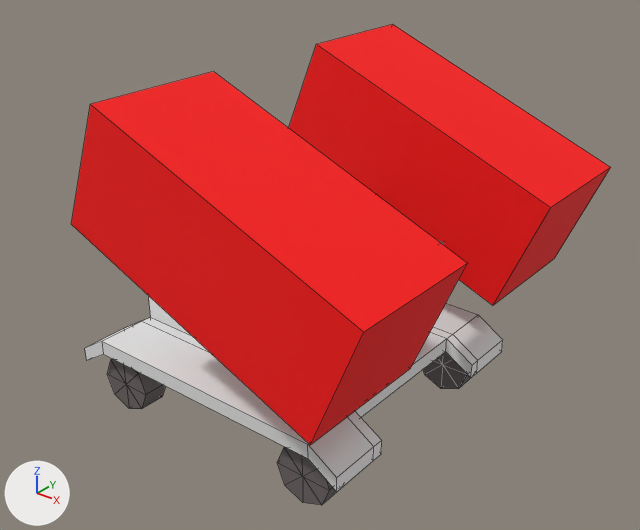
An edit to the OBJ model assets/models/launcher.obj, drawn before and after from the same camera.
One viewpoint serves both versions: a 50 mm lens placed at (2.98, -3.47, 3.08), pointed at (0.21, -0.01, 0.94). The axes (+X, +Y, +Z) are drawn at lower left. The lights are the same throughout. Mesh edges are drawn as thin lines. Where no turn or scale is listed for an object, it has been applied to the vertices. Vertices at the same position are counted once.

Objects in the first picture: 'launcher'.
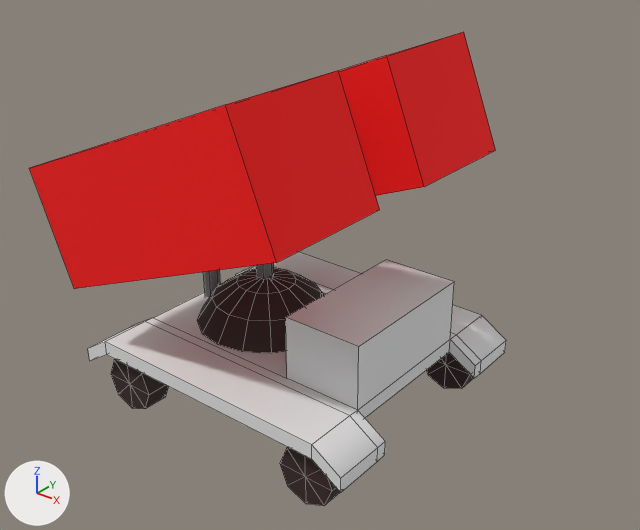
Pixel boxes [x1, y1, x2, y2] of what changed, in the pictures (640 x 530 px; the box of a moved part takes in the faces that stretch with it):
'launcher', recoloured, reshaped (12% narrower)
    before: [71, 24, 611, 505]
    after: [29, 32, 506, 506]
part 1 of me_launcher, moved or reshaped
    before: [71, 72, 467, 445]
    after: [339, 32, 495, 196]
part 2 of me_launcher, moved or reshaped
    before: [289, 24, 611, 305]
    after: [29, 70, 380, 289]
part 3 of me_launcher, moved or reshaped (not visible before)
    after: [204, 270, 221, 298]
part 4 of me_launcher, moved or reshaped (not visible before)
    after: [257, 263, 274, 280]
part 5 of me_launcher, moved or reshaped (not visible before)
    after: [197, 268, 324, 353]
part 6 of me_launcher, moved or reshaped
    before: [85, 297, 503, 492]
    after: [88, 252, 506, 492]
part 7 of me_launcher, moved or reshaped
    before: [108, 359, 165, 409]
    after: [426, 353, 473, 388]
part 8 of me_launcher, moved or reshaped (not visible before)
    after: [280, 447, 340, 506]
part 9 of me_launcher, moved or reshaped
    before: [423, 352, 471, 388]
    after: [111, 359, 169, 409]
part 10 of me_launcher, moved or reshaped (not visible afterwards)
    before: [277, 447, 336, 505]

The change, as a list of edits to the scene's bpy script:
```text
Change mat_rubber:
    mat_rubber.base_color: (0.149, 0.125, 0.125) -> (0.0392, 0.0157, 0.0157)  # dark grey #6c6363 -> brown #382222
Change me_launcher:
    where me_launcher.from_pydata(...)  # 247 vertices, 279 faces; spans x -0.93..1.33, y -1.14..1.17, z 0.0..2.03
    used by ob_launcher; location = (0.0, 0.0, 0.0)
    me_launcher part 1: the loose piece of 8 vertices spanning x -0.41..1.33, y -1.14..-0.39, z 0.79..2.03 is turned 180 degrees about the z axis through its middle, then moved by (-0.6, 1.35, 0.06)
    me_launcher part 2: the loose piece of 8 vertices spanning x -0.41..1.33, y 0.42..1.17, z 0.79..2.03 is turned 180 degrees about the z axis through its middle, then moved by (-0.6, -1.36, 0.06)
    me_launcher part 3: the loose piece of 14 vertices spanning x 0.66..0.76, y -0.02..0.07, z 0.38..1.03 is turned 180 degrees about the z axis through its middle, then moved by (-1.38, -0.02, 0.0)
    me_launcher part 4: the loose piece of 14 vertices spanning x 0.2..0.31, y -0.02..0.07, z 0.65..1.19 is turned -180 degrees about the z axis through its middle, then moved by (-0.47, -0.02, 0.0)
    me_launcher part 5: the loose piece of 49 vertices spanning x -0.18..0.67, y -0.4..0.45, z 0.46..0.74 is turned 180 degrees about the z axis through its middle, then moved by (-0.45, -0.02, 0.0)
    me_launcher part 6: the loose piece of 54 vertices spanning x -0.93..0.95, y -0.81..0.83, z 0.26..0.83 is turned -180 degrees about the z axis through its middle, then moved by (0.02, 0.01, 0.0)
    me_launcher part 7: the loose piece of 18 vertices spanning x -0.83..-0.49, y -0.74..-0.58, z 0.0..0.34 is turned 180 degrees about the z axis through its middle, then moved by (1.36, 1.36, 0.0)
    me_launcher part 8: the loose piece of 18 vertices spanning x -0.83..-0.49, y 0.6..0.76, z 0.0..0.34 is turned 180 degrees about the z axis through its middle, then moved by (1.36, -1.33, 0.0)
    me_launcher part 9: the loose piece of 18 vertices spanning x 0.51..0.86, y 0.6..0.76, z 0.0..0.34 is turned 180 degrees about the z axis through its middle, then moved by (-1.33, -1.33, 0.0)
    me_launcher part 10: the loose piece of 18 vertices spanning x 0.51..0.86, y -0.74..-0.58, z 0.0..0.34 is turned -180 degrees about the z axis through its middle, then moved by (-1.33, 1.34, 0.0)
```
